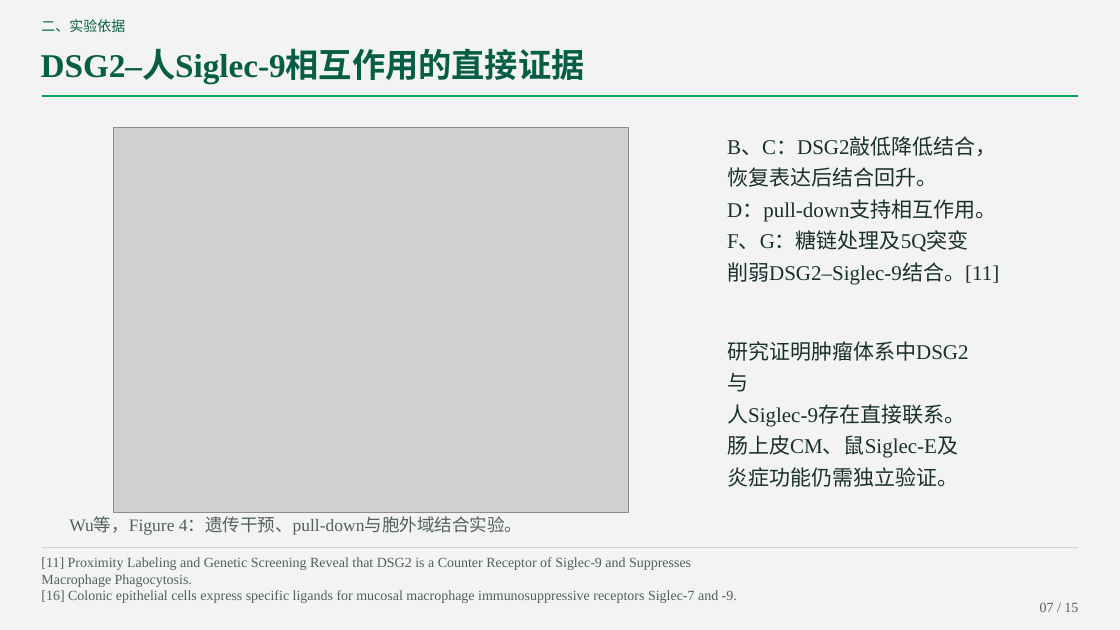
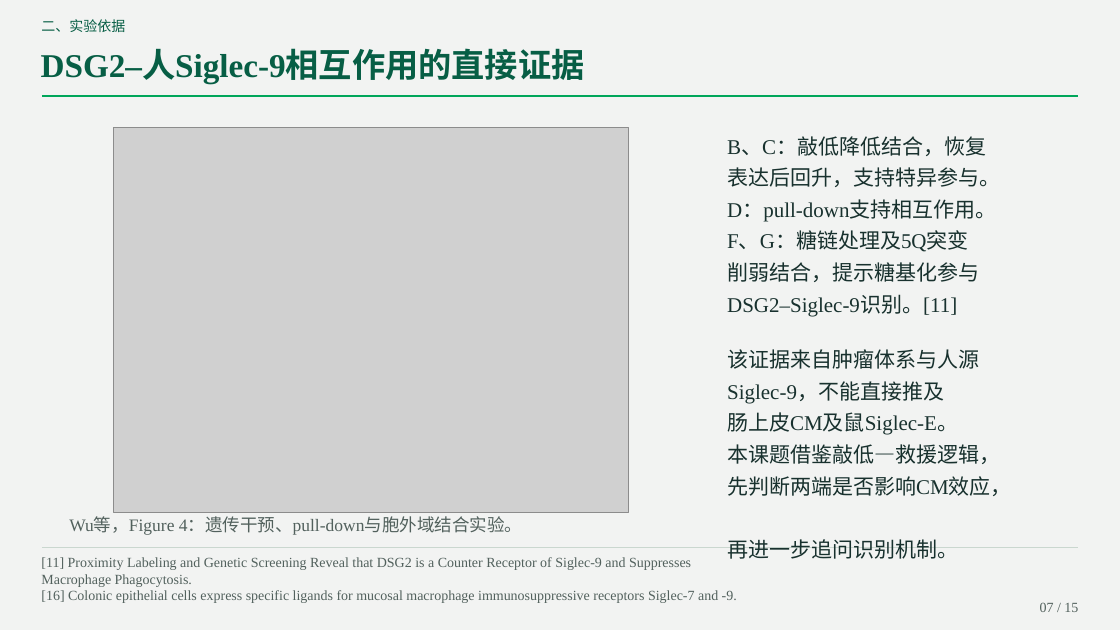
Before and after one commit to lizizhizhi-ai/111111, a slide deck: slide 7 of DSG2_Siglec_journal.pptx. Drawn at 1120x630 pixels with LibreOffice and Linux fonts; fonts in the diff are those of the drawing; grey boxes stand for pictures. Boxes give left, top, right and bottom in pixels: in the first picture for what was removed or moved away, otherwise in the second. Text is boxed around its words. In the diff, an @@ line names an element or a change of style, - is before the commit and + after.

```diff
--- a/DSG2_Siglec_journal.pptx
+++ b/DSG2_Siglec_journal.pptx
@@ text at [727,138,1000,316]: text changed @@
-B、C：DSG2敲低降低结合，
-恢复表达后结合回升。
-D：pull-down支持相互作用。
-F、G：糖链处理及5Q突变
-削弱DSG2–Siglec-9结合。[11]
+B、C：敲低降低结合，恢复
+表达后回升，支持特异参与。
+D：pull-down支持相互作用。
+F、G：糖链处理及5Q突变
+削弱结合，提示糖基化参与
+DSG2–Siglec-9识别。[11]
@@ text at [727,349,1012,559]: text changed @@
-研究证明肿瘤体系中DSG2与
-人Siglec-9存在直接联系。
-肠上皮CM、鼠Siglec-E及
-炎症功能仍需独立验证。
+该证据来自肿瘤体系与人源
+Siglec-9，不能直接推及
+肠上皮CM及鼠Siglec-E。
+本课题借鉴敲低—救援逻辑，
+先判断两端是否影响CM效应，
+再进一步追问识别机制。
```
Also in this commit, not shown: 13 other slides changed, 2 other files.
